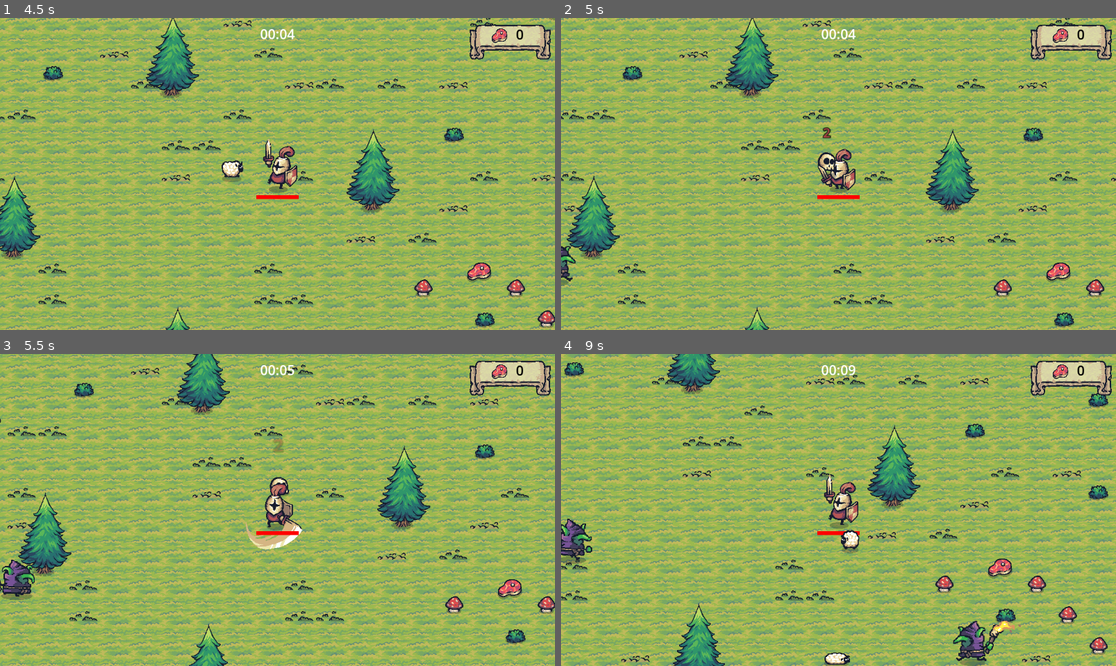
Above: before the commit, frames 1-4 (two rows, left to right).
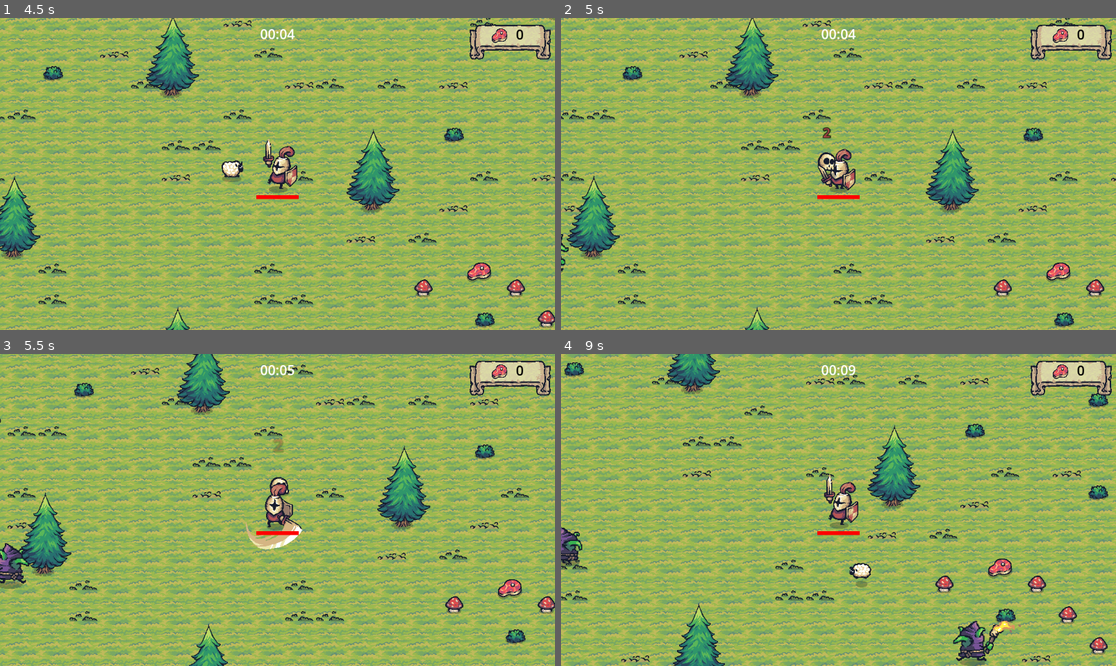
Above: after the commit, the same moments.

Repository: LostReny/DIO_TRILHA_GODOT
Game: Godot game, scene res://main.tscn
The game is run twice, just before and just after one commit, with the same random seed, the same clock (stepped at 60 frames per second) and the same inputs.
Inputs (mouse positions are in pixels of both pictures, inside the frame that each line leads up to):
- Up to frame 1 (4.5 s): move the mouse to (399, 158) at 0.52 s; hold D (move_right) 0.53-1.28 s; click (399, 158) at 0.6 s; move the mouse to (166, 189) at 1.27 s; hold S (move_down) 1.28-2.03 s; click (166, 189) at 1.35 s; move the mouse to (333, 105) at 2.02 s; hold D (move_right) 2.03-2.78 s; click (333, 105) at 2.1 s; move the mouse to (249, 236) at 2.77 s; hold W (move_up) 2.78-3.53 s; click (249, 236) at 2.85 s; move the mouse to (444, 220) at 3.52 s; hold A (move_left) from 3.53 s (still down); click (444, 220) at 3.6 s; move the mouse to (111, 127) at 4.27 s; click (111, 127) at 4.35 s
- Up to frame 2 (5 s): keep holding A (move_left)
- Up to frame 3 (5.5 s): move the mouse to (305, 510) at 5.02 s; release A (move_left) at 5.03 s; hold S (move_down) from 5.03 s (still down); click (305, 510) at 5.1 s
- Up to frame 4 (9 s): move the mouse to (755, 432) at 5.77 s; release S (move_down) at 5.78 s; hold D (move_right) 5.78-6.53 s; click (755, 432) at 5.85 s; move the mouse to (960, 494) at 6.52 s; hold W (move_up) 6.53-7.28 s; click (960, 494) at 6.6 s; move the mouse to (727, 525) at 7.27 s; hold D (move_right) 7.28-8.03 s; click (727, 525) at 7.35 s; move the mouse to (894, 441) at 8.02 s; hold S (move_down) 8.03-8.78 s; click (894, 441) at 8.1 s; move the mouse to (810, 572) at 8.77 s; hold A (move_left) from 8.78 s (still down); click (810, 572) at 8.85 s

Frame 1 is identical in both runs. In frame 2, 0.2% of the frame differs, in the area x 0-3%, y 69-86%; in frame 3, 0.8%; in frame 4, 1.1%, in the area x 0-56%, y 52-100%.

Commit message:
dificult_system

Diff:
--- a/Tiny_Swords/main.tscn
+++ b/Tiny_Swords/main.tscn
@@ -278,3 +278,4 @@
 [node name="Dificult_System" type="Node" parent="." node_paths=PackedStringArray("mob_spanner")]
 script = ExtResource("13_k0x6d")
 mob_spanner = NodePath("../MobSpanner")
+break_intensity = 0.33
--- a/Tiny_Swords/scripts/systems/dificult_system/dificult_system.gd
+++ b/Tiny_Swords/scripts/systems/dificult_system/dificult_system.gd
@@ -5,7 +5,10 @@
 @export var mobs_spanned_per_minute : float = 30
 
 @export_category("Wave")
+@export var initial_spawn_rate : float = 60
 @export var wave_duration : float = 20
+
+@export var break_intensity : float = 0.5
 
 var timer: float = 0.0
 
@@ -13,6 +16,16 @@
 func _process(delta):
 	timer += delta
 
-	mob_spanner.mobs_per_minute
+	#dificuldade linear
+	var spawn_rate = initial_spawn_rate + mobs_spanned_per_minute * (timer / 60)
+
+	#onda de dificuldade / linha rosa
+	var sin_wave = sin((timer * TAU) / wave_duration)
+	var wave_factor = remap(sin_wave, -1.0, 1.0,break_intensity,1)
+	spawn_rate *= wave_factor
+
+	#linha dificuldade / aplica a dificulade
+	mob_spanner.mobs_per_minute = spawn_rate
+
 
 	pass
--- a/Tiny_Swords/scripts/systems/mob_spanner.gd
+++ b/Tiny_Swords/scripts/systems/mob_spanner.gd
@@ -3,7 +3,7 @@
 extends Node2D
 
 @export var creatures : Array[PackedScene]
-@export var mobs_per_minute: float = 60.0
+var mobs_per_minute: float = 60.0
 
 
 @onready var path_follow_2d: PathFollow2D = %PathFollow2D
